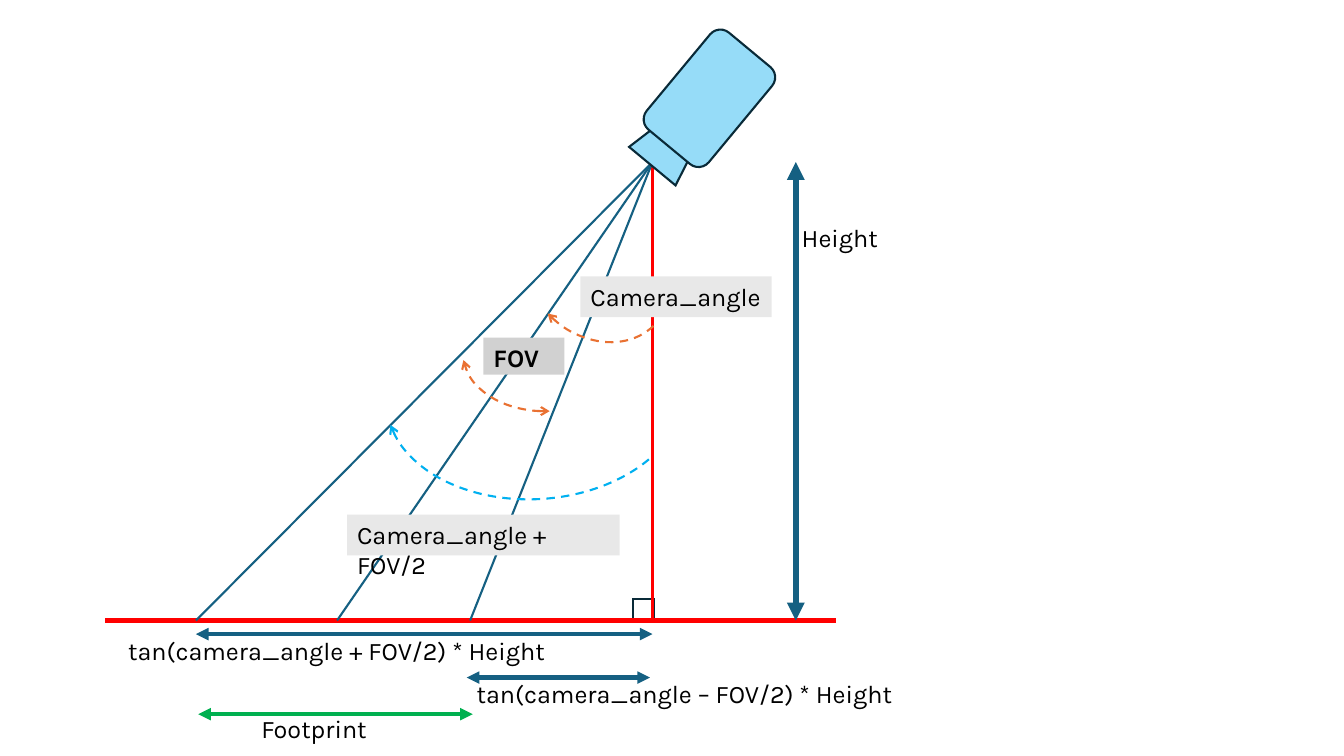
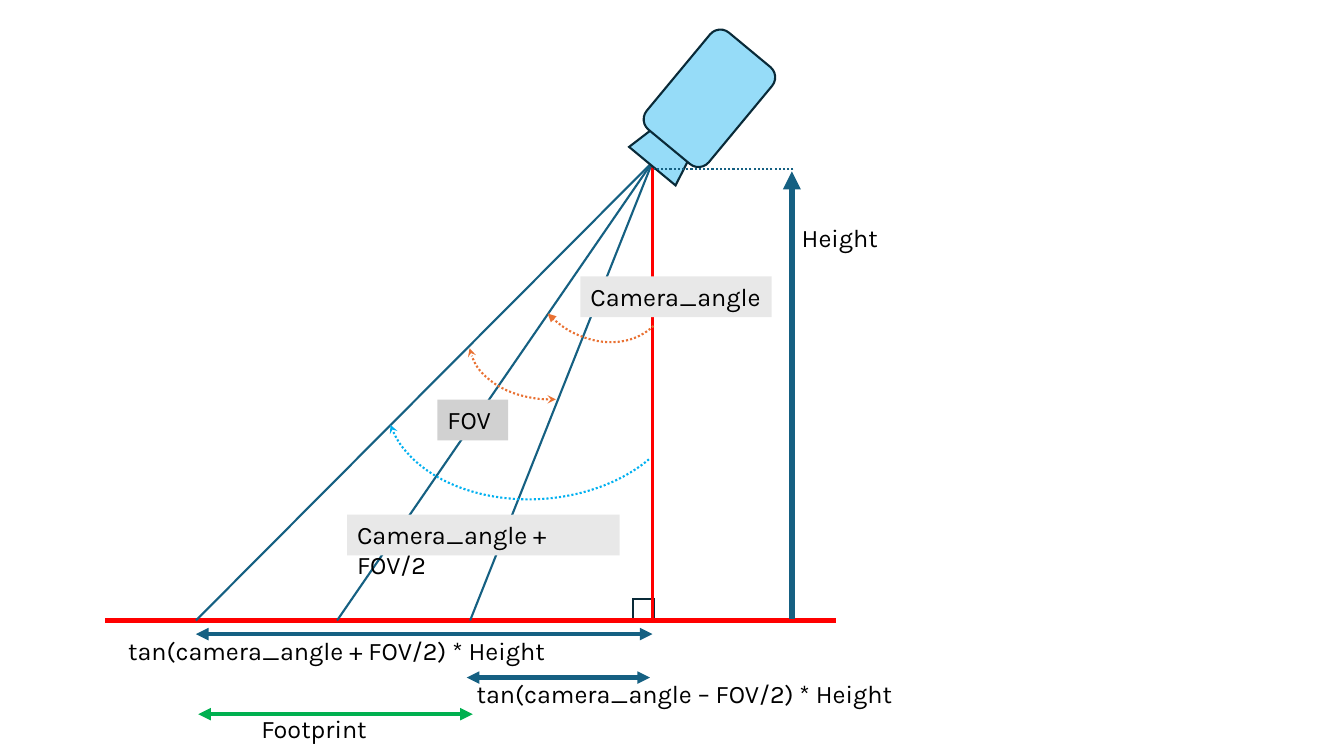
Before and after one commit to chgenedu/oa-drone-trajectory-mar-2025, a slide deck: slide 1 of assets/CH_assets/diagrams.pptx. Drawn at 1344x756 pixels with LibreOffice and Linux fonts; fonts in the diff are those of the drawing. Boxes give left, top, right and bottom in pixels: in the first picture for what was removed or moved away, otherwise in the second. Text is boxed around its words. In the diff, an @@ line names an element or a change of style, - is before the commit and + after.

```diff
--- a/assets/CH_assets/diagrams.pptx
+++ b/assets/CH_assets/diagrams.pptx
@@ line added from (793, 169) to (654, 169), #156082 1.5 pt dashed @@
@@ double arrow moved from (797, 162) - (797, 621) to (792, 171) - (792, 619) @@
@@ double arrow (792, 171) - (792, 619): double arrow to arrow @@
@@ arc (boxed as its full ellipse): place and size @@
-arc (boxed as its full ellipse) at box(450, 253, 667, 427)
+arc (boxed as its full ellipse) at box(456, 242, 673, 416)
@@ rectangle "FOV": place and size @@
-rectangle "FOV" at box(484, 338, 565, 375)
+rectangle "FOV" at box(438, 399, 508, 440)
@@ rectangle "FOV" at box(438, 399, 508, 440): bold off @@
```
Also in this commit, not shown: 1 other slide changed, 2 other files.
